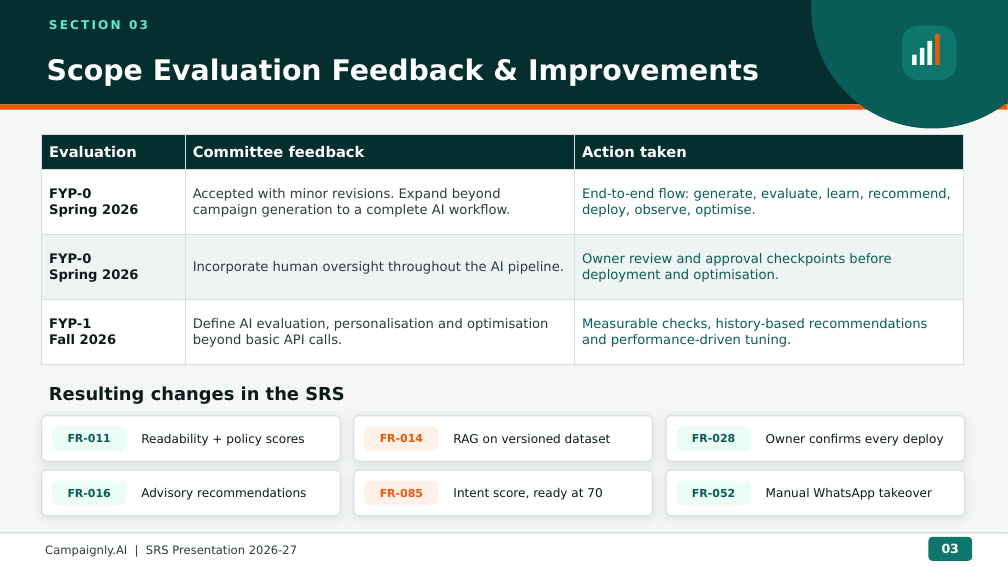
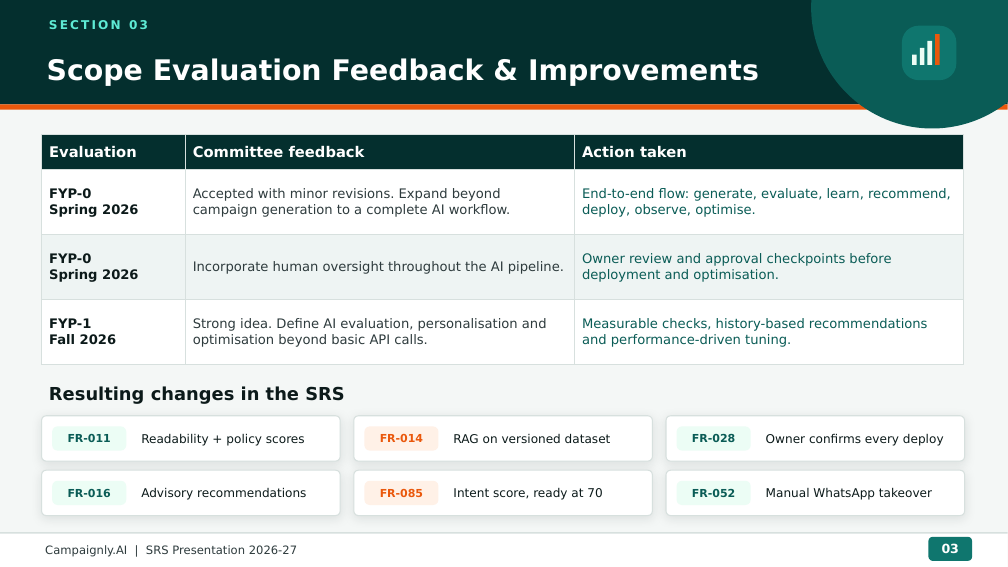
Before and after one commit to idevhabib5/CampaignlyAI, a slide deck: slide 4 of Campaignly.AI - SRS Presentation.pptx. Drawn at 1008x567 pixels with LibreOffice and Linux fonts; fonts in the diff are those of the drawing. Boxes give left, top, right and bottom in pixels: in the first picture for what was removed or moved away, otherwise in the second. Text is boxed around its words. In the diff, an @@ line names an element or a change of style, - is before the commit and + after.

```diff
--- a/Campaignly.AI - SRS Presentation.pptx
+++ b/Campaignly.AI - SRS Presentation.pptx
@@ table at box(42, 135, 964, 364) @@
-row 4, column 2: Define AI evaluation, personalisation and optimisation beyond basic API calls.
+row 4, column 2: Strong idea. Define AI evaluation, personalisation and optimisation beyond basic API calls.
```
Also in this commit, not shown: 7 other slides changed, 4 other files.
